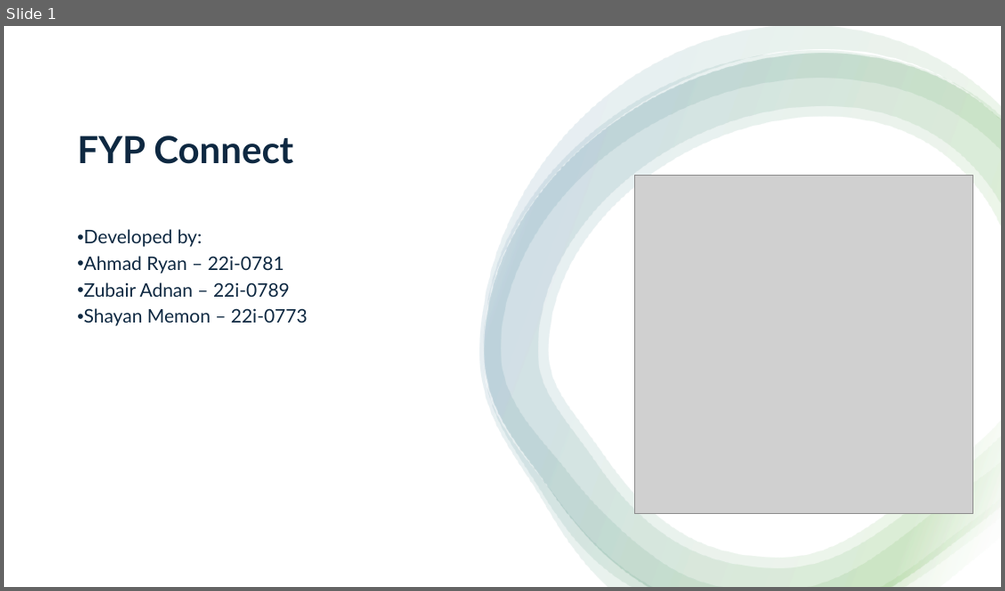
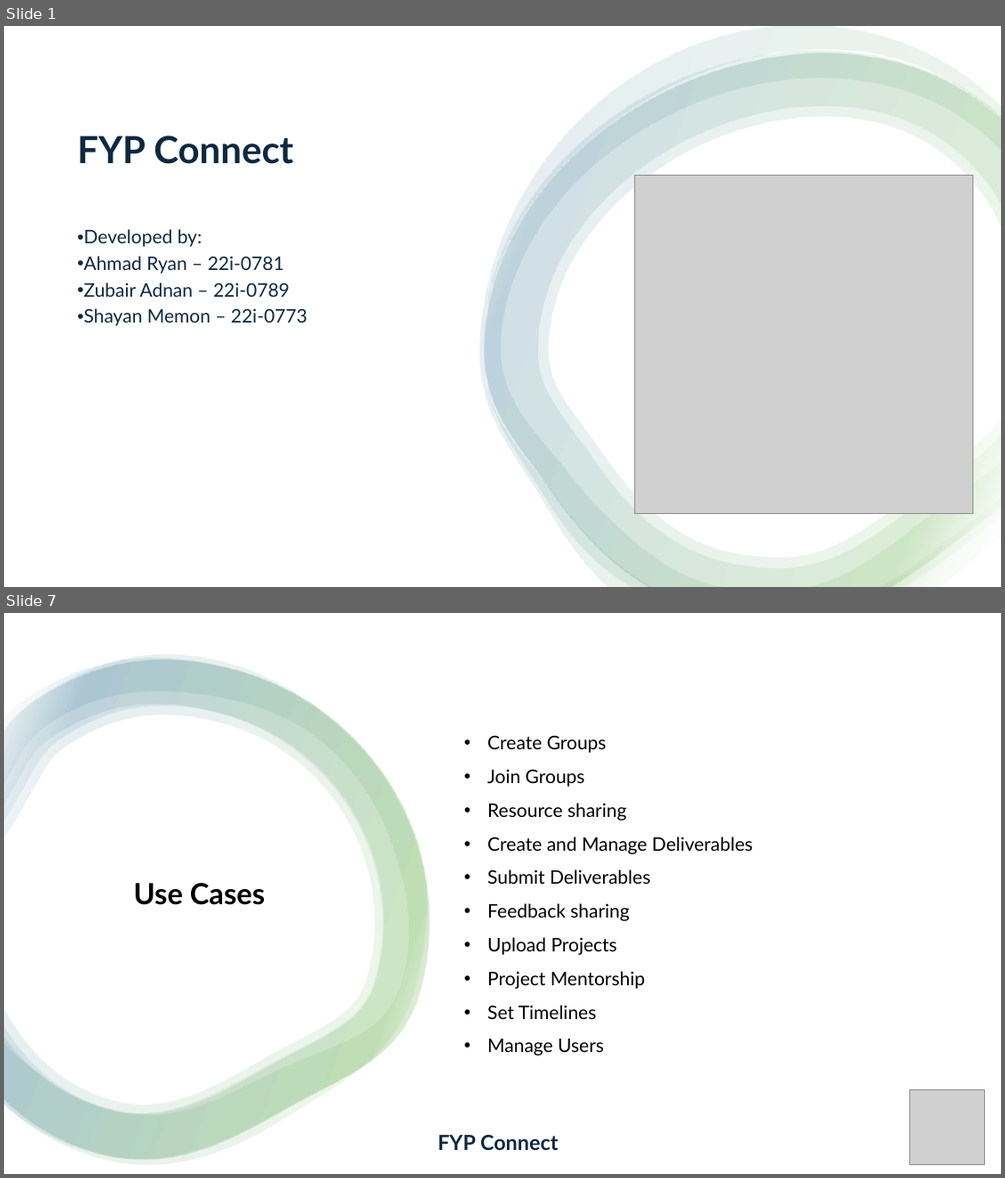
Before and after one commit to LUCIDSoftwares/FYPConnect, a slide deck: FinalDocs/presentation.pptx. Shown one above the other, each under a label of ours: slide 1 before the commit, slides 1 and 7 after it; the slides between them are not shown. The pictures are 1005x591 and 1005x1178 pixels, drawn with LibreOffice and Linux fonts; fonts in the diff are those of the drawing; grey boxes stand for pictures. Boxes give left, top, right and bottom in pixels: in the first picture for what was removed or moved away, otherwise in the second. Text is boxed around its words. In the diff, an @@ line names an element or a change of style, - is before the commit and + after.

```diff
--- a/FinalDocs/presentation.pptx
+++ b/FinalDocs/presentation.pptx
@@ slide 7 added at box(4, 613, 1001, 1174), background #FFFFFF @@
@@ rectangle added at box(4, 613, 1001, 1174), fill #FFFFFF @@
@@ group added at box(4, 655, 429, 1165): 4 freeform shapes @@
@@ text added at box(487, 735, 752, 1055), 18 pt, text #000000 @@
+• Create Groups
+• Join Groups
+• Resource sharing
+• Create and Manage Deliverables
+• Submit Deliverables
+• Feedback sharing
+• Upload Projects
+• Project Mentorship
+• Set Timelines
+• Manage Users
@@ text added at box(134, 883, 265, 905), 28 pt, text #000000, bold @@
+Use Cases
@@ picture added at box(909, 1089, 985, 1164) @@
@@ text added at box(437, 1135, 558, 1150), 20 pt, text #0E2841, bold @@
+FYP Connect
```
Also in this commit, not shown: 7 slides changed, 12 other slides added, 2 other files.
